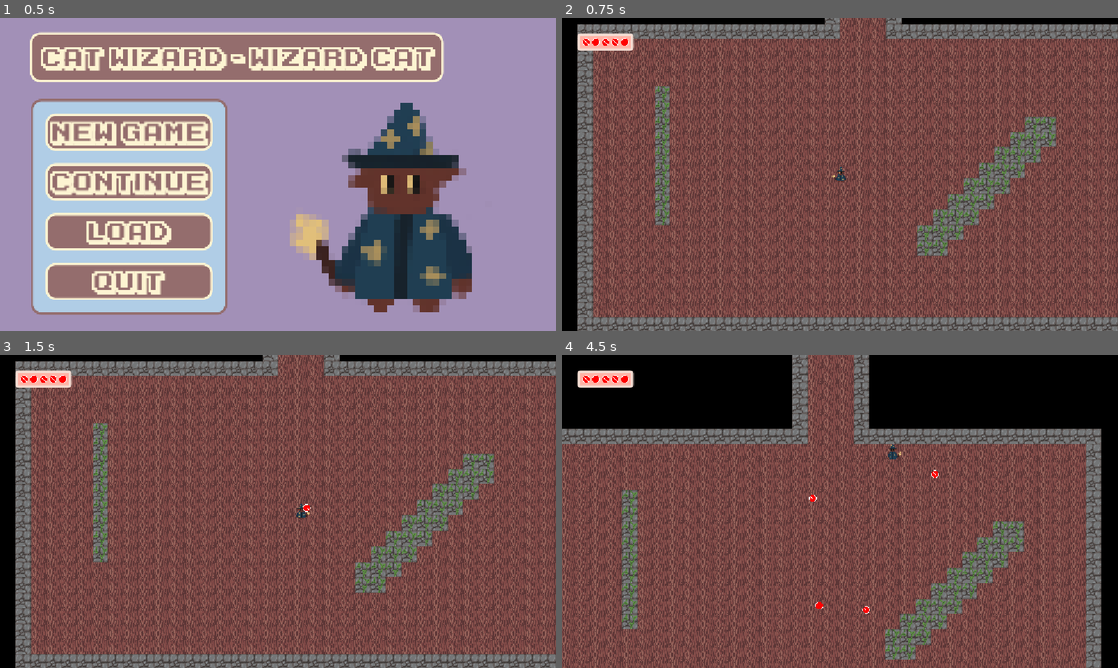
Above: before the commit, frames 1-4 (two rows, left to right).
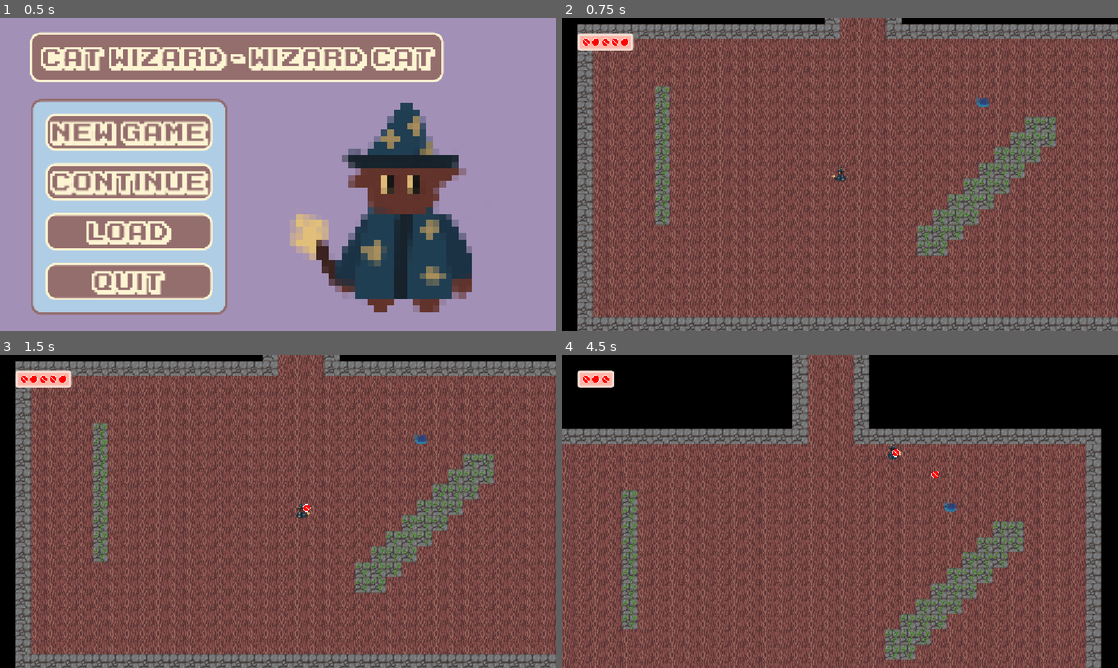
Above: after the commit, the same moments.

Repository: teganmy/wizard-cat-cat-wizard
Game: Godot game, scene res://main.tscn
Same seed, same stepped clock (60 frames per second), same inputs: the game is played once before the commit and once after it.
Inputs (mouse positions are in pixels of both pictures, inside the frame that each line leads up to):
- Up to frame 1 (0.5 s): no input
- Up to frame 2 (0.75 s): click "New Game" at 0.5 s
- Up to frame 3 (1.5 s): tap Enter at 1.25 s; move the mouse to (400, 495) at 1.27 s; hold Right (player_right) from 1.28 s (still down); tap Space (fire) at 1.35 s
- Up to frame 4 (4.5 s): move the mouse to (728, 527) at 2.02 s; release Right (player_right) at 2.03 s; hold Down (player_down) 2.03-2.78 s; tap Space (fire) at 2.1, 3.05, 3.6, 4.35 s; move the mouse to (895, 442) at 2.77 s; hold Right (player_right) 2.78-3.53 s; tap Shift (player_dodge) at 2.85 s; move the mouse to (812, 574) at 3.52 s; hold W (player_up) 3.53-4.28 s; move the mouse to (1006, 558) at 4.27 s; hold Left (player_left) from 4.28 s (still down)

Frame 1 is identical in both runs. In frame 2, less than 0.1% of the frame differs, in the area x 74-77%, y 25-29%; in frame 3, less than 0.1%; in frame 4, 0.4%, in the area x 8-71%, y 4-83%.

Commit message:
Add new assets and combat logic

Diff:
--- a/wizard-cat-game/area_bullet.gd
+++ b/wizard-cat-game/area_bullet.gd
@@ -8,3 +8,5 @@
 
 func _on_body_entered(_body: Node2D) -> void:
 	queue_free()
+func _on_hitbox_landed() -> void:
+	queue_free()
--- a/wizard-cat-game/area_bullet.tscn
+++ b/wizard-cat-game/area_bullet.tscn
@@ -2,8 +2,12 @@
 
 [ext_resource type="Texture2D" uid="uid://1x47pqeyrbca" path="res://assets/bullet_default.png" id="1_1e8wp"]
 [ext_resource type="Script" uid="uid://n8n43gwvlue2" path="res://area_bullet.gd" id="1_doy0o"]
+[ext_resource type="Script" uid="uid://un6ien2ktj74" path="res://components/hitbox.gd" id="3_1iwn5"]
 
 [sub_resource type="CircleShape2D" id="CircleShape2D_gpvk7"]
+radius = 8.0
+
+[sub_resource type="CircleShape2D" id="CircleShape2D_1iwn5"]
 radius = 8.0
 
 [node name="AreaBullet" type="Area2D" unique_id=1377176640]
@@ -17,4 +21,12 @@
 [node name="CollisionShape2D" type="CollisionShape2D" parent="." unique_id=689570669]
 shape = SubResource("CircleShape2D_gpvk7")
 
+[node name="Hitbox" type="Area2D" parent="." unique_id=1997511927]
+collision_layer = 0
+collision_mask = 16
+script = ExtResource("3_1iwn5")
+
+[node name="CollisionShape2D" type="CollisionShape2D" parent="Hitbox" unique_id=723727561]
+shape = SubResource("CircleShape2D_1iwn5")
+
 [connection signal="body_entered" from="." to="." method="_on_body_entered"]
--- a/wizard-cat-game/bullet.tscn
+++ b/wizard-cat-game/bullet.tscn
@@ -2,6 +2,7 @@
 
 [ext_resource type="Script" uid="uid://b66gv0mpjjcm8" path="res://bullet.gd" id="1_v7oki"]
 [ext_resource type="Texture2D" uid="uid://1x47pqeyrbca" path="res://assets/bullet_default.png" id="2_v8qja"]
+[ext_resource type="Script" uid="uid://un6ien2ktj74" path="res://components/hitbox.gd" id="3_t4vbm"]
 
 [sub_resource type="PhysicsMaterial" id="PhysicsMaterial_v8qja"]
 friction = 0.0
@@ -10,6 +11,9 @@
 
 [sub_resource type="CircleShape2D" id="CircleShape2D_gpvk7"]
 radius = 8.062258
+
+[sub_resource type="CircleShape2D" id="CircleShape2D_jwmm1"]
+radius = 9.0
 
 [node name="RigidBullet" type="RigidBody2D" unique_id=1249284393]
 collision_layer = 32
@@ -29,4 +33,12 @@
 one_shot = true
 autostart = true
 
+[node name="Hitbox" type="Area2D" parent="." unique_id=403331428]
+collision_layer = 0
+collision_mask = 4
+script = ExtResource("3_t4vbm")
+
+[node name="CollisionShape2D" type="CollisionShape2D" parent="Hitbox" unique_id=1538480264]
+shape = SubResource("CircleShape2D_jwmm1")
+
 [connection signal="timeout" from="Lifetime" to="." method="_on_lifetime_timeout"]
--- /dev/null
+++ b/wizard-cat-game/enemy.gd
@@ -0,0 +1,57 @@
+class_name Enemy
+extends CharacterBody2D
+signal died
+
+@export var health: Health
+@export var shooter: Node2D
+@export_group("Shooting")
+@export var fire_interval: float = 1.2
+@export var detection_range: float = 400.0
+@export var target_group: StringName = &"player"
+
+var target: Node2D
+
+
+func _ready() -> void:
+	health.changed.connect(_on_health_changed)
+	health.died.connect(_on_died)
+
+	var fire_timer := Timer.new()
+	fire_timer.wait_time = fire_interval
+	fire_timer.autostart = true
+	fire_timer.timeout.connect(_on_fire_timer_timeout)
+	add_child(fire_timer)
+
+
+func _physics_process(_delta: float) -> void:
+	if not is_instance_valid(target):
+		target = get_tree().get_first_node_in_group(target_group) as Node2D
+
+
+func _on_fire_timer_timeout() -> void:
+	if not is_instance_valid(target):
+		return
+	if global_position.distance_to(target.global_position) > detection_range:
+		return
+	shoot()
+
+
+func shoot() -> void:
+	var bullet: Node2D = shooter.fire(target.global_position)
+	get_tree().current_scene.add_child(bullet)
+	bullet.global_position = shooter.global_position
+
+
+func _on_health_changed(current: int) -> void:
+	if current < health.max_health:
+		_flash()
+
+
+func _on_died() -> void:
+	died.emit()
+	queue_free()
+
+
+func _flash() -> void:
+	modulate = Color(1, 0.4, 0.4)
+	create_tween().tween_property(self, "modulate", Color.WHITE, 0.15)
--- /dev/null
+++ b/wizard-cat-game/enemy.tscn
@@ -0,0 +1,48 @@
+[gd_scene format=3 uid="uid://ccs35van3ohn0"]
+
+[ext_resource type="Texture2D" uid="uid://dhtpiyohp7lug" path="res://assets/snail.png" id="1_7k104"]
+[ext_resource type="Script" uid="uid://cymfo04c1qinm" path="res://enemy.gd" id="1_iifgy"]
+[ext_resource type="Script" uid="uid://bcc0owr08yuq5" path="res://components/health.gd" id="2_qi2p4"]
+[ext_resource type="Script" uid="uid://c88tvlaqfqme2" path="res://components/hurtbox.gd" id="3_iifgy"]
+[ext_resource type="Script" uid="uid://ds8lqx0juuem6" path="res://components/area_shooter.gd" id="5_epg4t"]
+[ext_resource type="PackedScene" uid="uid://dnd73vpkeno0f" path="res://enemy_area_bullet.tscn" id="6_3yqyl"]
+
+[sub_resource type="CircleShape2D" id="CircleShape2D_4gyqm"]
+radius = 14.0
+
+[sub_resource type="CircleShape2D" id="CircleShape2D_7gw0c"]
+radius = 14.0
+
+[node name="enemy" type="CharacterBody2D" unique_id=570259976 node_paths=PackedStringArray("health", "shooter")]
+collision_layer = 4
+script = ExtResource("1_iifgy")
+health = NodePath("Health")
+shooter = NodePath("AreaShooter")
+
+[node name="Sprite2D" type="Sprite2D" parent="." unique_id=2067645128]
+texture = ExtResource("1_7k104")
+
+[node name="CollisionShape2D" type="CollisionShape2D" parent="." unique_id=55011735]
+position = Vector2(0, 1)
+shape = SubResource("CircleShape2D_4gyqm")
+
+[node name="Health" type="Node" parent="." unique_id=1320739586]
+script = ExtResource("2_qi2p4")
+max_health = 3
+metadata/_custom_type_script = "uid://bcc0owr08yuq5"
+
+[node name="Hurtbox" type="Area2D" parent="." unique_id=1252714876 node_paths=PackedStringArray("health")]
+collision_layer = 16
+collision_mask = 0
+script = ExtResource("3_iifgy")
+health = NodePath("../Health")
+metadata/_custom_type_script = "uid://c88tvlaqfqme2"
+
+[node name="CollisionShape2D" type="CollisionShape2D" parent="Hurtbox" unique_id=337809357]
+position = Vector2(0, 1)
+shape = SubResource("CircleShape2D_7gw0c")
+
+[node name="AreaShooter" type="Node2D" parent="." unique_id=1718760392]
+script = ExtResource("5_epg4t")
+bullet = ExtResource("6_3yqyl")
+metadata/_custom_type_script = "uid://ds8lqx0juuem6"
--- /dev/null
+++ b/wizard-cat-game/enemy_area_bullet.tscn
@@ -0,0 +1,8 @@
+[gd_scene format=3 uid="uid://dnd73vpkeno0f"]
+
+[ext_resource type="PackedScene" uid="uid://dvdc0giywjqia" path="res://area_bullet.tscn" id="1_2ttam"]
+
+[node name="AreaBullet" unique_id=1377176640 instance=ExtResource("1_2ttam")]
+
+[node name="Hitbox" parent="." index="2" unique_id=1997511927]
+collision_mask = 8
--- a/wizard-cat-game/levels/level.gd
+++ b/wizard-cat-game/levels/level.gd
@@ -1,15 +1,34 @@
 extends Node2D
 
 @export var player_scene: PackedScene
+@export var enemy_scene: PackedScene
 @onready var spawn_point := $SpawnPoint
+@onready var enemy_spawns: Node2D = $EnemySpawns
+@export var enemy_respawn_delay: float = 2.0
 var player: CharacterBody2D
+var enemy: Enemy
 
 func _ready() -> void:
 	var new_player = player_scene.instantiate()
 	new_player.position = spawn_point.position
 	new_player.died.connect(respawn_player)
+	new_player.add_to_group("player")
 	add_child(new_player)
 	player = new_player
+	spawn_enemy()
 
 func respawn_player() -> void:
 	player.position = spawn_point.position
+
+func spawn_enemy() -> void:
+	var spawn: Node2D = enemy_spawns.get_children().pick_random()
+
+	var new_enemy: Enemy = enemy_scene.instantiate()
+	new_enemy.died.connect(_on_enemy_died)
+	add_child(new_enemy)
+	new_enemy.global_position = spawn.global_position
+	enemy = new_enemy
+
+func _on_enemy_died() -> void:
+	await get_tree().create_timer(enemy_respawn_delay).timeout
+	spawn_enemy()
--- a/wizard-cat-game/levels/level_1.tscn
+++ b/wizard-cat-game/levels/level_1.tscn
@@ -3,6 +3,7 @@
 [ext_resource type="Script" uid="uid://bsobkaqnjrnuk" path="res://levels/level.gd" id="1_jirdo"]
 [ext_resource type="TileSet" uid="uid://yeucsf3jvqss" path="res://assets/landscape_tileset.tres" id="2_bt44k"]
 [ext_resource type="PackedScene" uid="uid://6t34451gxrtm" path="res://player.tscn" id="3_bt44k"]
+[ext_resource type="PackedScene" uid="uid://ccs35van3ohn0" path="res://enemy.tscn" id="3_btoec"]
 [ext_resource type="Script" uid="uid://un6ien2ktj74" path="res://components/hitbox.gd" id="3_n46q3"]
 [ext_resource type="PackedScene" uid="uid://bbhvbmlbu1ne7" path="res://assets/hud.tscn" id="4_kx6l7"]
 
@@ -12,6 +13,7 @@
 [node name="Level1" type="Node2D" unique_id=1118981851]
 script = ExtResource("1_jirdo")
 player_scene = ExtResource("3_bt44k")
+enemy_scene = ExtResource("3_btoec")
 
 [node name="TileMapLayer" type="TileMapLayer" parent="." unique_id=1786187615]
 texture_filter = 1
@@ -35,3 +37,14 @@
 
 [node name="SpawnPoint" type="Marker2D" parent="." unique_id=1639797245]
 position = Vector2(544, 312)
+
+[node name="EnemySpawns" type="Node2D" parent="." unique_id=466600468]
+
+[node name="Spot1" type="Marker2D" parent="EnemySpawns" unique_id=51334948]
+position = Vector2(72, 402)
+
+[node name="Spot2" type="Marker2D" parent="EnemySpawns" unique_id=126073822]
+position = Vector2(998, -612)
+
+[node name="Spot3" type="Marker2D" parent="EnemySpawns" unique_id=1915152163]
+position = Vector2(840, 161)
--- a/wizard-cat-game/player.gd
+++ b/wizard-cat-game/player.gd
@@ -2,7 +2,7 @@
 
 @export var speed: float = 100
 @export var dodge_speed: float = 500
-@onready var shooter := $Shooter
+@onready var shooter := $AreaShooter
 @onready var sprite := $Sprite2D
 @onready var health := $Health
 @onready var dodge_cooldown := $DodgeCooldown
Binary file added: wizard-cat-game/assets/chest.png
Not shown, added: wizard-cat-game/assets/chest.png.import
Binary file added: wizard-cat-game/assets/coin.png
Not shown, added: wizard-cat-game/assets/coin.png.import
Binary file added: wizard-cat-game/assets/jewel.png
Not shown, added: wizard-cat-game/assets/jewel.png.import
Binary file added: wizard-cat-game/assets/potion_1 1.png
Not shown, added: wizard-cat-game/assets/potion_1 1.png.import
Binary file added: wizard-cat-game/assets/potion_1.png
Not shown, added: wizard-cat-game/assets/potion_1.png.import
Binary file added: wizard-cat-game/assets/vase.png
Not shown, added: wizard-cat-game/assets/vase.png.import
(and 1 more such lines)
